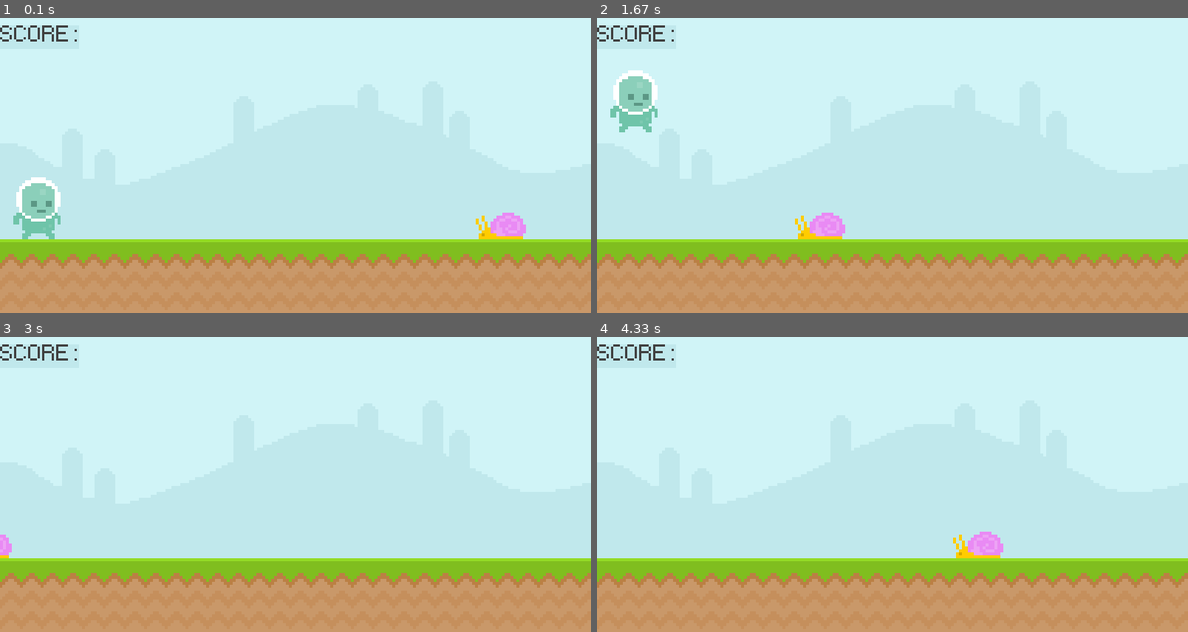
Above: before the commit, frames 1-4 (two rows, left to right).
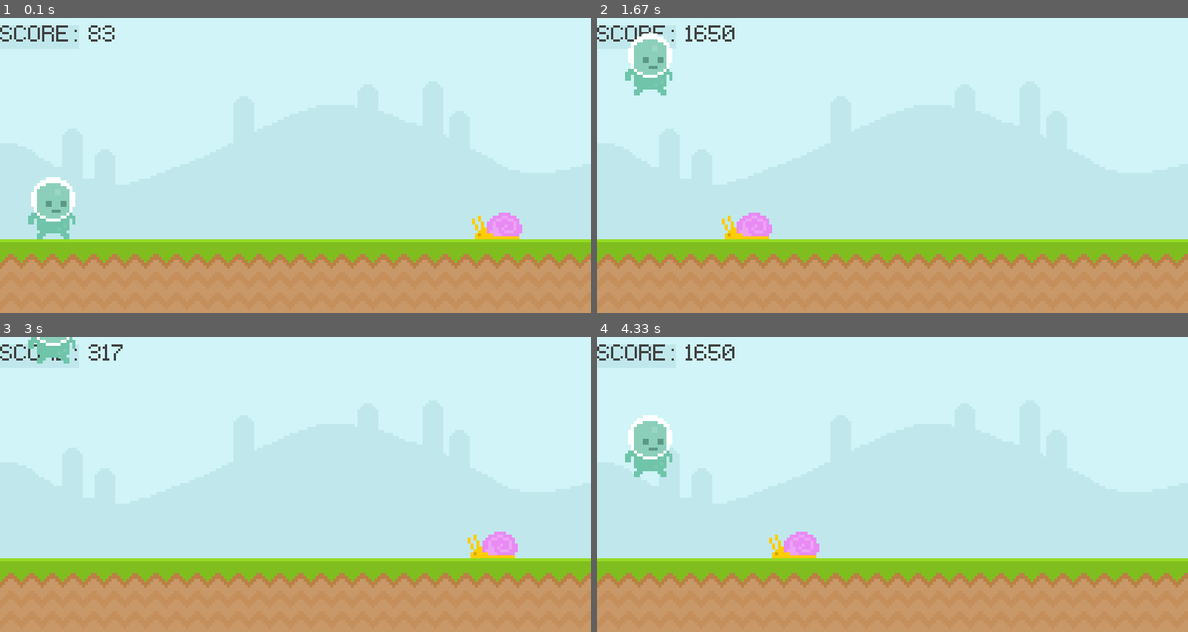
Above: after the commit, the same moments.

Repository: coding-zero-1/Basic-pygame-project
Game: pygame game, started from main.py
The game is run twice, just before and just after one commit, with the same random seed, the same clock (stepped at 60 frames per second) and the same inputs.
Inputs (mouse positions are in pixels of both pictures, inside the frame that each line leads up to):
- Up to frame 1 (0.1 s): no input
- Up to frame 2 (1.67 s): press the mouse at (650, 206) at 0.37 s; move the mouse to (756, 147) at 0.47 s; release the mouse at (868, 85) at 0.6 s; press the mouse at (650, 206) at 0.7 s; move the mouse to (673, 136) at 0.8 s; release the mouse at (697, 59) at 0.93 s; tap Space at 1.5 s
- Up to frame 3 (3 s): tap Space at 2.23, 2.53, 2.73 s; click (277, 481) at 2.25 s; hold Backspace from 2.67 s (still down); click (508, 505) at 2.75 s
- Up to frame 4 (4.33 s): tap Space at 3.03, 3.3, 3.6, 4.2 s; release Backspace at 3.2 s; click (868, 372) at 3.32 s; click (886, 390) at 4.22 s

The runs differ from the first frame. In frame 1, 1.8% of the frame differs, in the area x 2-89%, y 2-75%; in frame 2, 3.5%, in the area x 2-42%, y 2-75%; in frame 3, 1.3%; in frame 4, 2.6%.

Commit message:
added some more functionality

Diff:
--- a/main.py
+++ b/main.py
@@ -1,10 +1,17 @@
 import pygame
 from sys import exit
 
+def display_score():
+    current_time=pygame.time.get_ticks() - start_time
+    score_value = test_font.render(f"{current_time}",False,(64,64,64))
+    score_value_rectangle = score_value.get_rect(topleft=(120,10))
+    screen.blit(score_value,score_value_rectangle)
 pygame.init()
 screen = pygame.display.set_mode((800,400))
 pygame.display.set_caption('Infinite runner')
 clock = pygame.time.Clock()
+game_active = True
+start_time = 0
 
 sky_surface = pygame.image.load('Basic-pygame-project/graphics/Sky.png').convert()
 ground_surface=pygame.image.load('Basic-pygame-project/graphics/ground.png').convert()
@@ -16,7 +23,7 @@
 snail_rectange=snail_surface.get_rect(midbottom=(700,300))
 # snail_position=700
 player_surface = pygame.image.load('Basic-pygame-project/graphics/Player/player_walk_1.png').convert_alpha()
-player_rectangle = player_surface.get_rect(midbottom=(50,300))
+player_rectangle = player_surface.get_rect(midbottom=(70,300))
 player_gravity = 0
 
 while True:
@@ -29,47 +36,64 @@
         # if event.type == pygame.MOUSEMOTION:
         #     if player_rectangle.collidepoint(event.pos):
         #         print('Collision')
-        if event.type == pygame.MOUSEBUTTONDOWN:
-            if player_rectangle.collidepoint(event.pos):
-                player_gravity = -20
-        if event.type == pygame.KEYDOWN:
-            # print('KEY DOWN')
-            if event.key == pygame.K_SPACE:
-                player_gravity = -20
+        if game_active:
+            if player_rectangle.bottom ==300:
+                if event.type == pygame.MOUSEBUTTONDOWN:
+                    if player_rectangle.collidepoint(event.pos):
+                        player_gravity = -25
+            if player_rectangle.bottom == 300:
+                if event.type == pygame.KEYDOWN:
+                    # print('KEY DOWN')
+                    if event.key == pygame.K_SPACE:
+                        player_gravity = -25
+        else:
+            if event.type == pygame.KEYDOWN:
+                if event.key == pygame.K_BACKSPACE:
+                    game_active=True
+                    snail_rectange.right =800
+                    start_time = pygame.time.get_ticks()
+    if game_active:
         # if event.type == pygame.KEYUP:
         #     print('KEY UP')
-    screen.blit(sky_surface,(0,0))
-    screen.blit(ground_surface,(0,300))
-    pygame.draw.rect(screen,'#c0e8ec',score_rectangle,border_radius=10)
-    pygame.draw.rect(screen,'#c0e8ec',score_rectangle,6)
-    screen.blit(score_surface,score_rectangle)
-    screen.blit(snail_surface,snail_rectange)
-    snail_rectange.left-=4
-    if snail_rectange.right<0:
-        snail_rectange.right=850
-    if player_rectangle.left>800:
-        player_rectangle.left = -30
-    '''
-    snail_position-=3
-    if snail_position<0:
-        snail_position=800'''
-    player_gravity+=1
-    player_rectangle.y += player_gravity
-    if player_rectangle.bottom>=300:
-        player_rectangle.bottom =300
-    screen.blit(player_surface,player_rectangle)
-    # player_rectangle.left+=2
-    # pygame.draw.line(screen,'Red',(0,0),(0,400))
+        screen.blit(sky_surface,(0,0))
+        screen.blit(ground_surface,(0,300))
+        pygame.draw.rect(screen,'#c0e8ec',score_rectangle,border_radius=10)
+        pygame.draw.rect(screen,'#c0e8ec',score_rectangle,6)
+        screen.blit(score_surface,score_rectangle)
+        screen.blit(snail_surface,snail_rectange)
+        snail_rectange.left-=5
+        display_score()
+        if snail_rectange.right<0:
+            snail_rectange.right=850
+        if player_rectangle.left>800:
+            player_rectangle.left = -30
+        '''
+        snail_position-=3
+        if snail_position<0:
+            snail_position=800'''
+        player_gravity+=1
+        player_rectangle.y += player_gravity
+        if player_rectangle.bottom>=300:
+            player_rectangle.bottom =300
+        screen.blit(player_surface,player_rectangle)
+        # player_rectangle.left+=2
+        # pygame.draw.line(screen,'Red',(0,0),(0,400))
 
-    # keys=pygame.key.get_pressed()
-    # if keys[pygame.K_SPACE]:
-    #     print('JUMP')
+        # keys=pygame.key.get_pressed()
+        # if keys[pygame.K_SPACE]:
+        #     print('JUMP')
 
-    # if player_rectangle.colliderect(snail_rectange):
-    #     print('Collision')
-    # mouse_position = pygame.mouse.get_pos()
-    # if player_rectangle.collidepoint(mouse_position):
-        # print(pygame.mouse.get_pressed())
-        # pass
+        # if player_rectangle.colliderect(snail_rectange):
+        #     print('Collision')
+        # mouse_position = pygame.mouse.get_pos()
+        # if player_rectangle.collidepoint(mouse_position):
+            # print(pygame.mouse.get_pressed())
+            # pass
+
+        if snail_rectange.colliderect(player_rectangle):
+            game_active = False
+    else:
+        screen.fill("Red")
+
     pygame.display.update()
     clock.tick(60)
